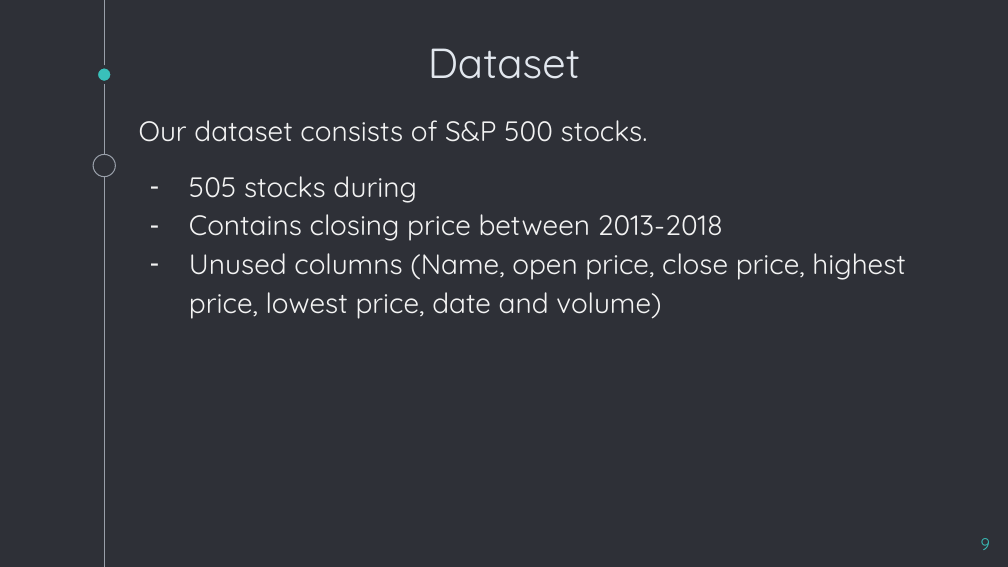
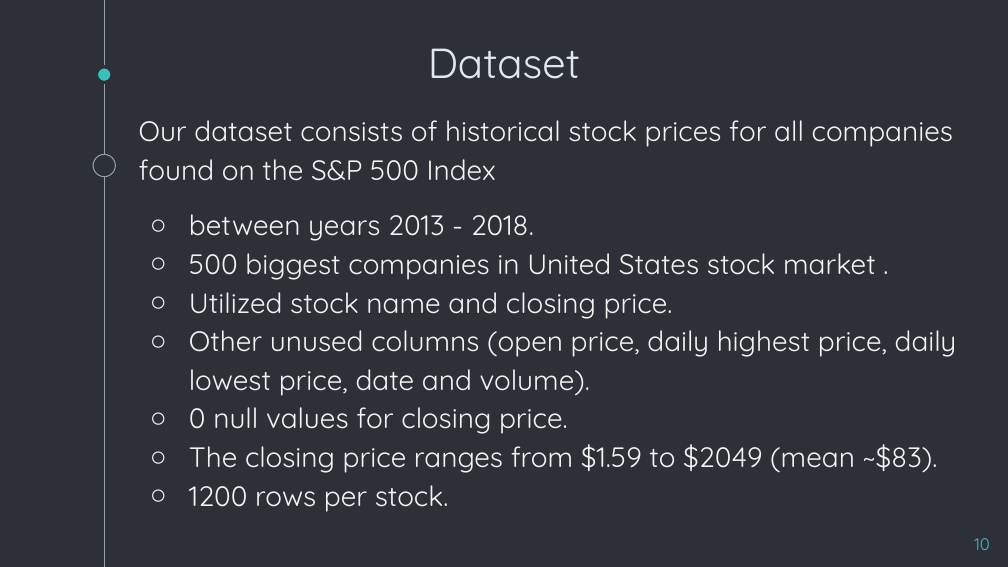
Before and after one commit to karabasisilias92/deep-neural-nets-stock-prediction-models, a slide deck: slide 10 of Deep Neural Nets - Presentation.pptx (slide 9 before the commit). Drawn at 1008x567 pixels with LibreOffice and Linux fonts; fonts in the diff are those of the drawing. Boxes give left, top, right and bottom in pixels: in the first picture for what was removed or moved away, otherwise in the second. Text is boxed around its words. In the diff, an @@ line names an element or a change of style, - is before the commit and + after.

```diff
--- a/Deep Neural Nets - Presentation.pptx
+++ b/Deep Neural Nets - Presentation.pptx
@@ text at box(139, 120, 957, 512): text changed @@
-Our dataset consists of S&P 500 stocks.
-– 505 stocks during
-– Contains closing price between 2013-2018
-– Unused columns (Name, open price, close price, highest price, lowest price, date and volume)
+Our dataset consists of historical stock prices for all companies found on the S&P 500 Index
+○ between years 2013 - 2018.
+○ 500 biggest companies in United States stock market .
+○ Utilized stock name and closing price.
+○ Other unused columns (open price, daily highest price, daily lowest price, date and volume).
+○ 0 null values for closing price.
+○ The closing price ranges from $1.59 to $2049 (mean ~$83).
+○ 1200 rows per stock.
@@ page number at box(974, 538, 990, 550): text changed @@
-9
+10
```
Also in this commit, not shown: 18 other slides changed, 8 slides added, 5 slides removed.
